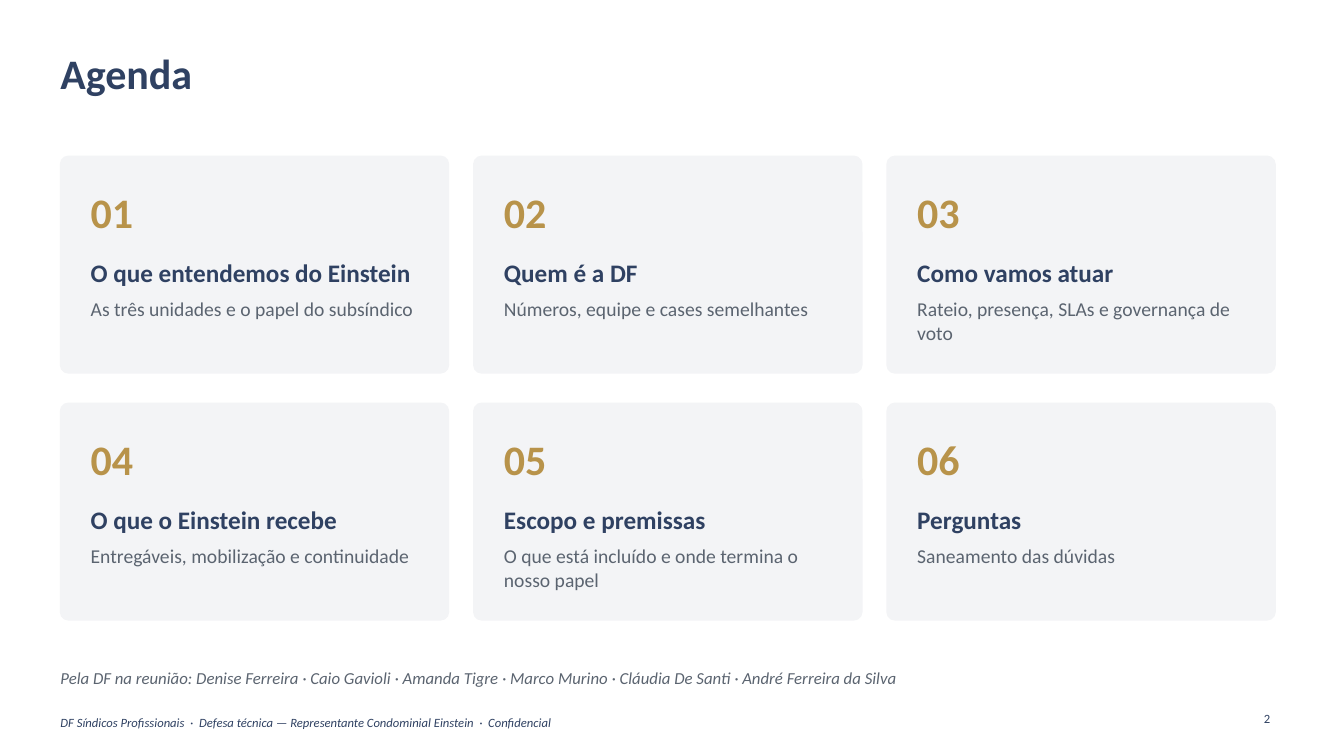
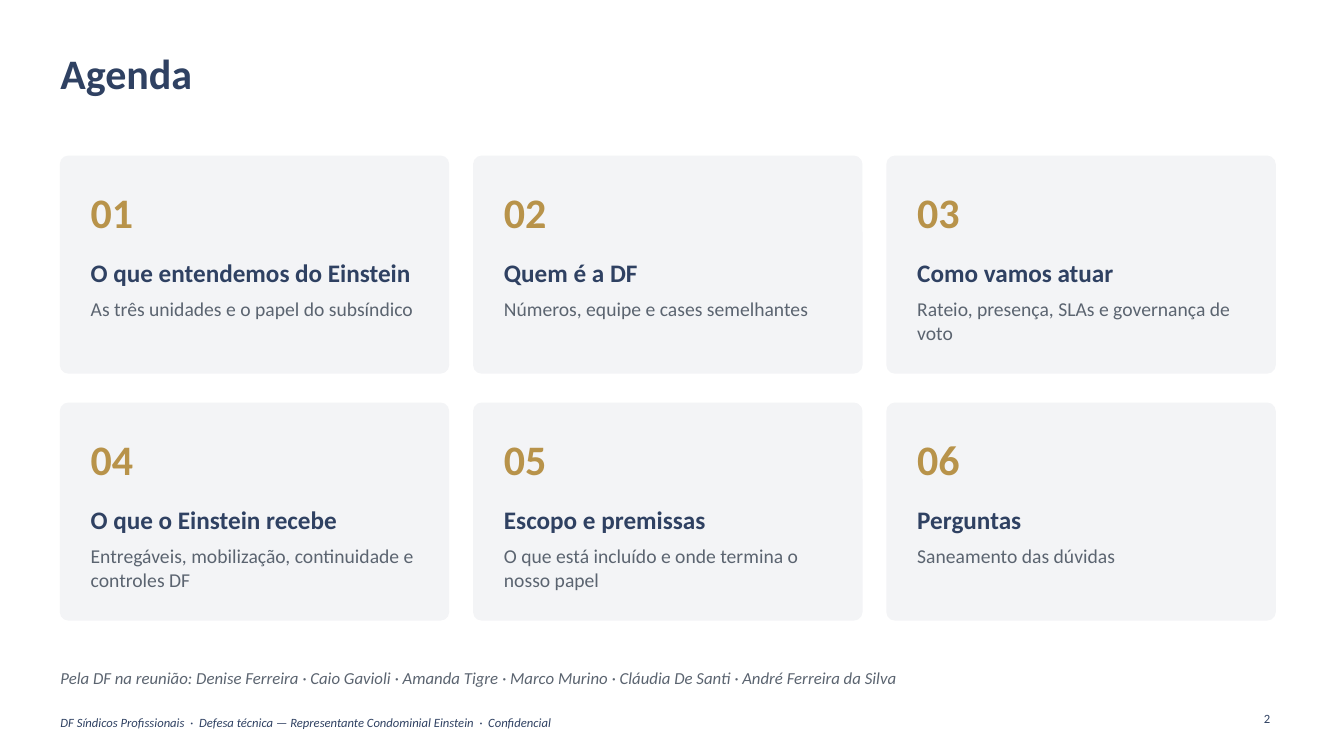
Before and after one commit to caiogavioli/Brainstorm, a slide deck: slide 2 of entregas/apresentacao-13-10/DF_Apresentacao_Einstein_13-10.pptx. Drawn at 1344x756 pixels with LibreOffice and Linux fonts; fonts in the diff are those of the drawing; background and template pictures are left out. Boxes give left, top, right and bottom in pixels: in the first picture for what was removed or moved away, otherwise in the second. Text is boxed around its words. In the diff, an @@ line names an element or a change of style, - is before the commit and + after.

```diff
--- a/entregas/apresentacao-13-10/DF_Apresentacao_Einstein_13-10.pptx
+++ b/entregas/apresentacao-13-10/DF_Apresentacao_Einstein_13-10.pptx
@@ text at (91, 549, 414, 587): text changed @@
-Entregáveis, mobilização e continuidade
+Entregáveis, mobilização, continuidade e controles DF
```
Also in this commit, not shown: 2 other slides changed, 3 slides added, 10 other files.
